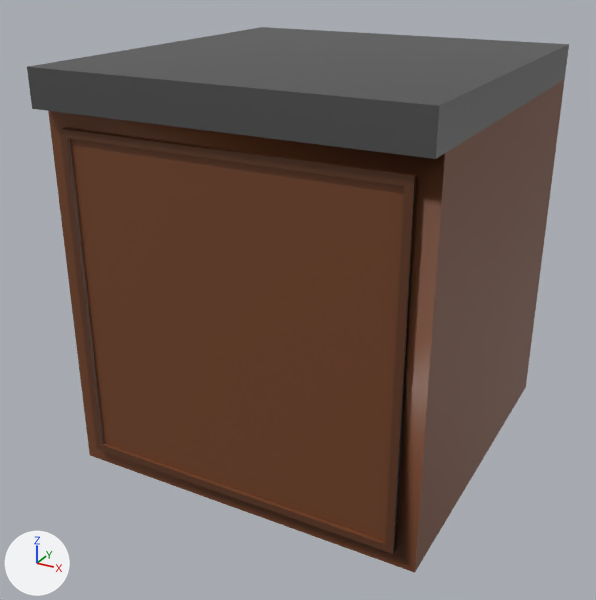
An edit to the FBX model DonutGame/Assets/Graphics/Models/cabinet2.fbx, drawn before and after from the same camera.
Camera for both pictures: a camera (50 mm lens) standing at (2.598, 0.191, 0.87) and looking at (1.569, 2.061, -0.065). Every picture has the same lights, and +X, +Y and +Z are marked at lower left. The first picture is the older version.

Objects in the first picture: 'cabinet.002'.
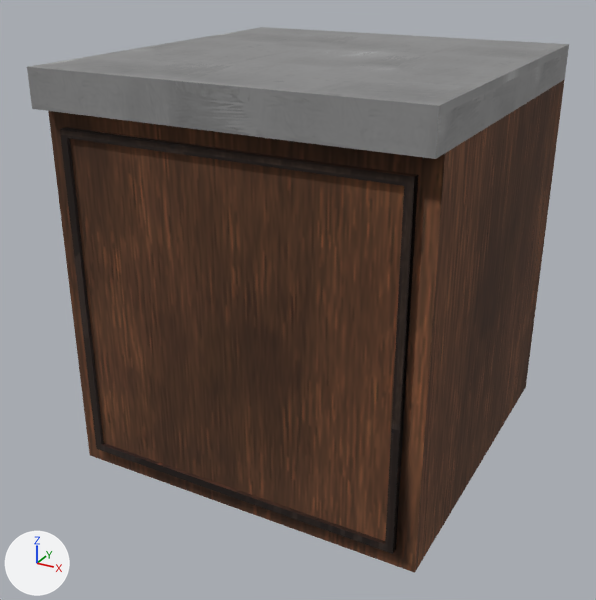
What differs and where, as boxes (x1, y1, x2, y2) in the pictures (596 x 600 px):
```json
{"object": "cabinet.002", "change": "surface changed", "before": [27, 27, 569, 573], "after": [27, 27, 569, 573]}
{"part": 1, "of": "me_cube_003", "change": "surface changed", "before": [27, 27, 569, 573], "after": [27, 27, 569, 573]}
{"part": 2, "of": "me_cube_003", "change": "recoloured", "before": [48, 80, 565, 573], "after": [48, 80, 565, 573]}
{"part": 3, "of": "me_cube_003", "change": "recoloured", "before": [27, 27, 569, 159], "after": [27, 27, 569, 159], "on screen": "lighter"}
```

Scene script edits in JSON lines:
```json
{"op": "add", "block": "img_metal_top_basecolor_png", "code": ["img_metal_top_basecolor_png = load_image('metal_top_BaseColor.png', 'metal_top_BaseColor.png', 2048, 2048, 'sRGB')"]}
{"op": "add", "block": "img_light_wood_basecolor_png", "code": ["img_light_wood_basecolor_png = load_image('light_wood_BaseColor.png', 'light_wood_BaseColor.png', 2048, 2048, 'sRGB')"]}
{"op": "add", "block": "img_dark_wood_basecolor_png", "code": ["img_dark_wood_basecolor_png = load_image('dark_wood_BaseColor.png', 'dark_wood_BaseColor.png', 2048, 2048, 'sRGB')"]}
{"op": "remove", "block": "mat_dark_wood", "code": "mat_dark_wood.base_color = (0.111, 0.037, 0.0135)  # brown #5e361f"}
{"op": "add", "block": "mat_dark_wood", "code": "mat_dark_wood.texture = img_dark_wood_basecolor_png"}
{"op": "set", "path": "mat_dark_wood.roughness", "old": "0.5", "new": "1.0"}
{"op": "add", "block": "mat_metal_top", "code": ["mat_metal_top = principled_material('metal_top')", "mat_metal_top.texture = img_metal_top_basecolor_png", "mat_metal_top.roughness = 0.627"]}
{"op": "add", "block": "mat_light_wood", "code": ["mat_light_wood = principled_material('light_wood')", "mat_light_wood.texture = img_light_wood_basecolor_png", "mat_light_wood.roughness = 1.0"]}
{"block": "me_cube_003", "where": "me_cube_003.from_pydata(...)  # 42 vertices, 54 faces; spans x -0.5..0.5, y -0.55..0.5, z -0.5..0.596"}
{"block": "me_cube_003", "where": "# used by ob_cabinet_002; location = (1.603, 2.161, 0.0)"}
{"block": "me_cube_003", "change": "me_cube_003 part 1: 54 kept faces spanning x -0.5..0.5, y -0.55..0.5, z -0.5..0.596 get new texture (UV) coordinates"}
{"block": "me_cube_003", "change": "me_cube_003 part 2: 35 faces spanning x -0.5..0.5, y -0.52..0.5, z -0.5..0.5 switch from mat_pick_handle (brown #744326) to mat_light_wood (picture img_light_wood_basecolor_png)"}
{"block": "me_cube_003", "change": "me_cube_003 part 3: 8 faces spanning x -0.5..0.5, y -0.55..0.5, z 0.5..0.596 switch from mat_pick_metal (grey #777777) to mat_metal_top (picture img_metal_top_basecolor_png)"}
```
